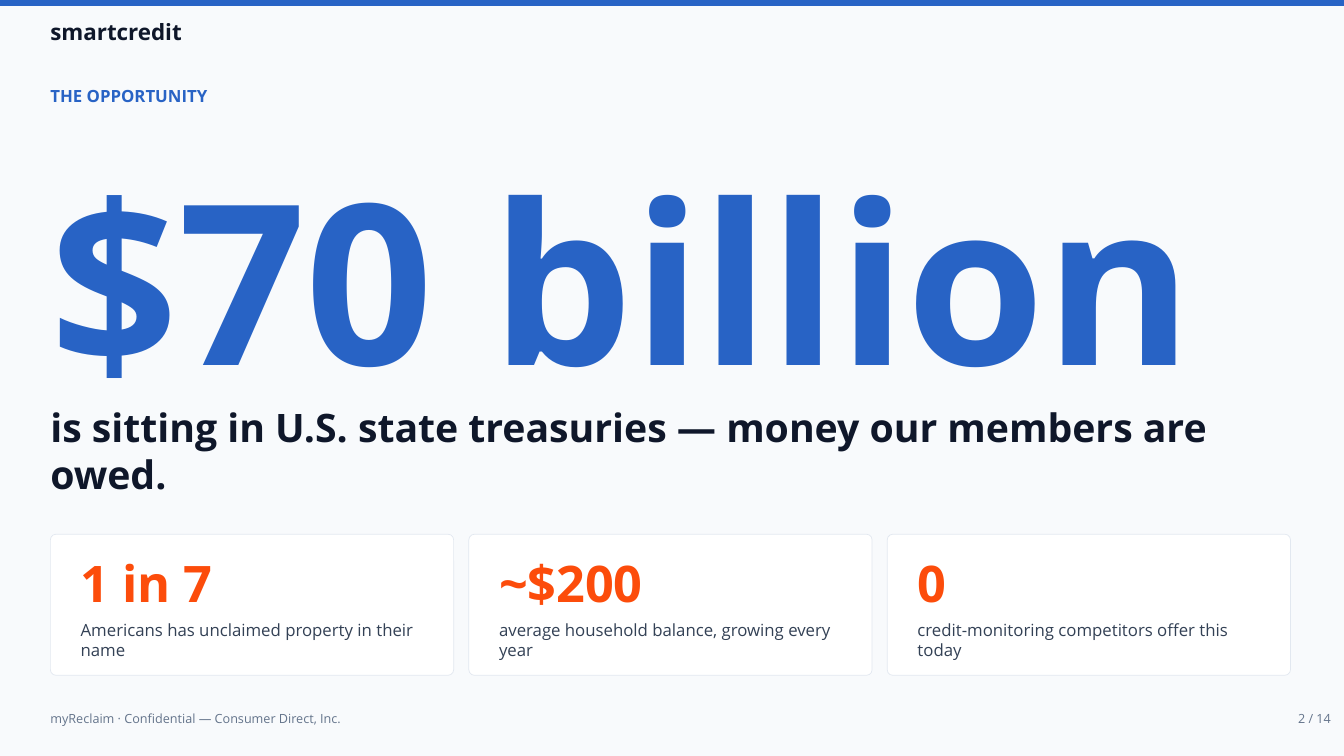
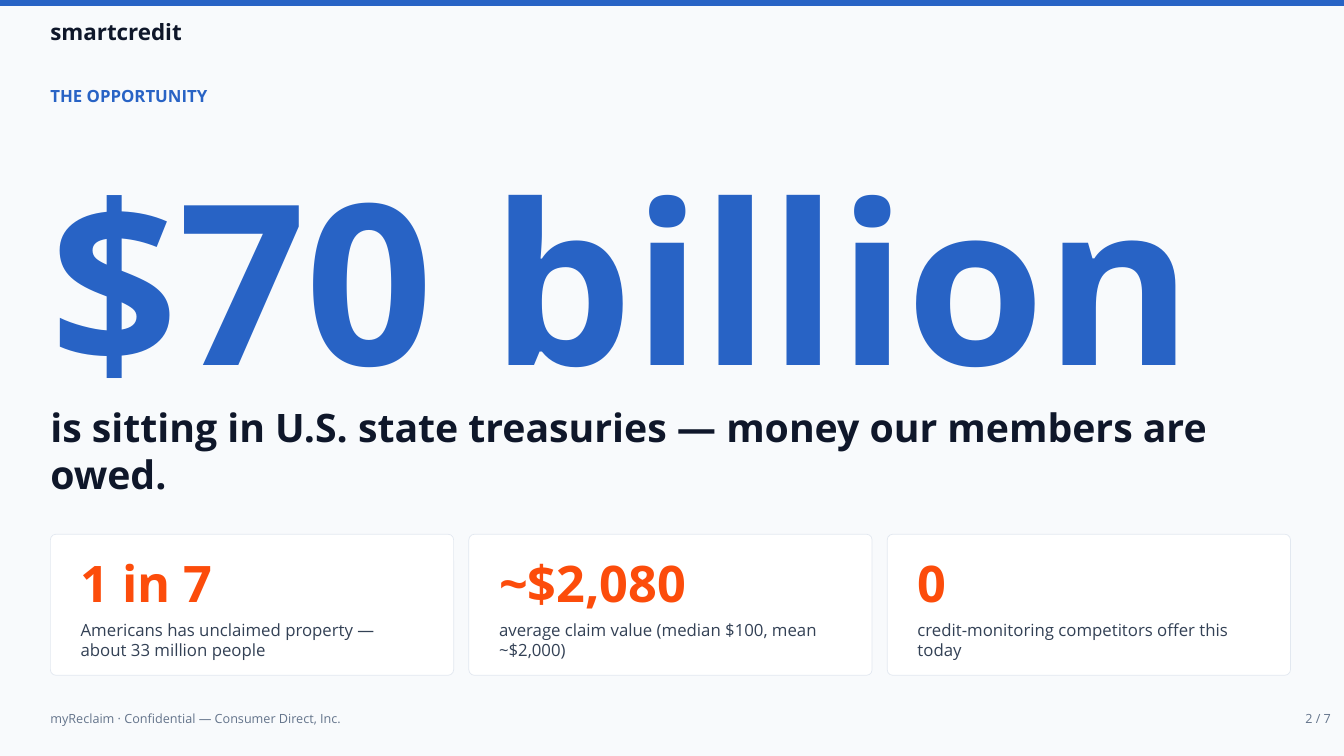
Before and after one commit to ahmedyassineconsumerdirect/cd-getmymoney, a slide deck: slide 2 of myReclaim-Exec-Deck.pptx. Drawn at 1344x756 pixels with LibreOffice and Linux fonts; fonts in the diff are those of the drawing. Boxes give left, top, right and bottom in pixels: in the first picture for what was removed or moved away, otherwise in the second. Text is boxed around its words. In the diff, an @@ line names an element or a change of style, - is before the commit and + after.

```diff
--- a/myReclaim-Exec-Deck.pptx
+++ b/myReclaim-Exec-Deck.pptx
@@ text at (499, 563, 686, 609): text changed @@
-~$200
+~$2,080
@@ text at (81, 623, 353, 660): text changed @@
-Americans has unclaimed property in their name
+Americans has unclaimed property — about 33 million people
@@ text at (499, 623, 817, 659): text changed @@
-average household balance, growing every year
+average claim value (median $100, mean ~$2,000)
@@ text at (1305, 714, 1331, 723): text changed @@
-2 / 14
+2 / 7
```
Also in this commit, not shown: 3 other slides changed, 2 slides added, 9 slides removed, 1 other file.
